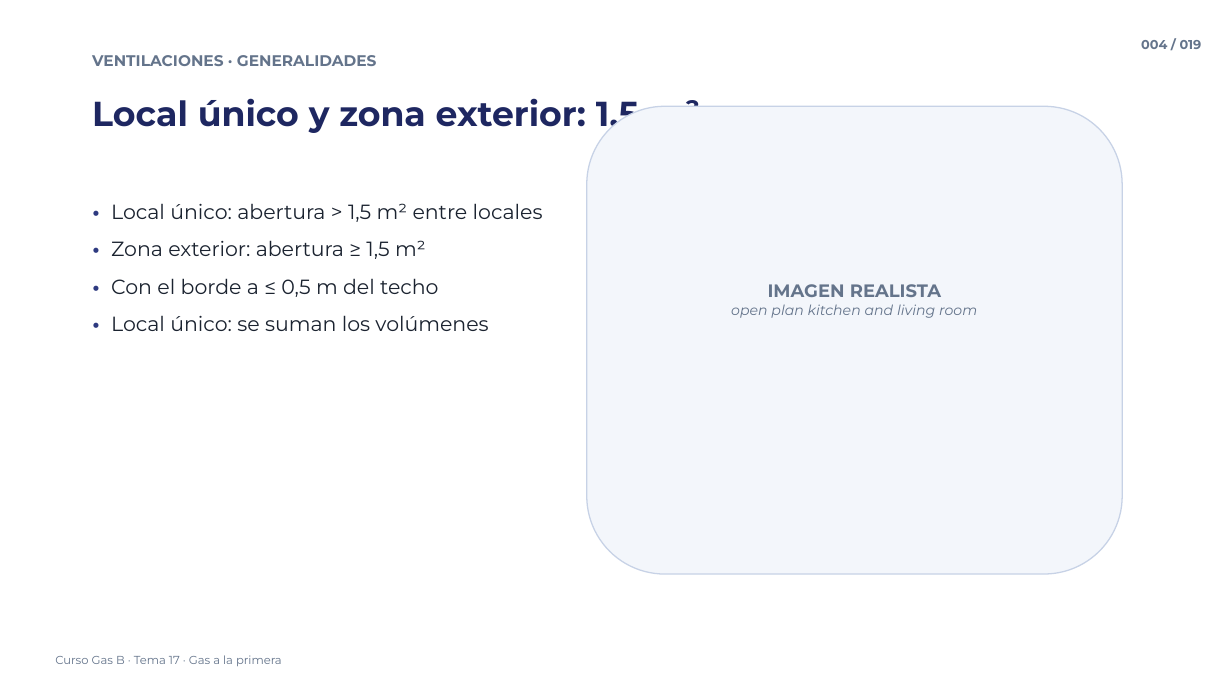
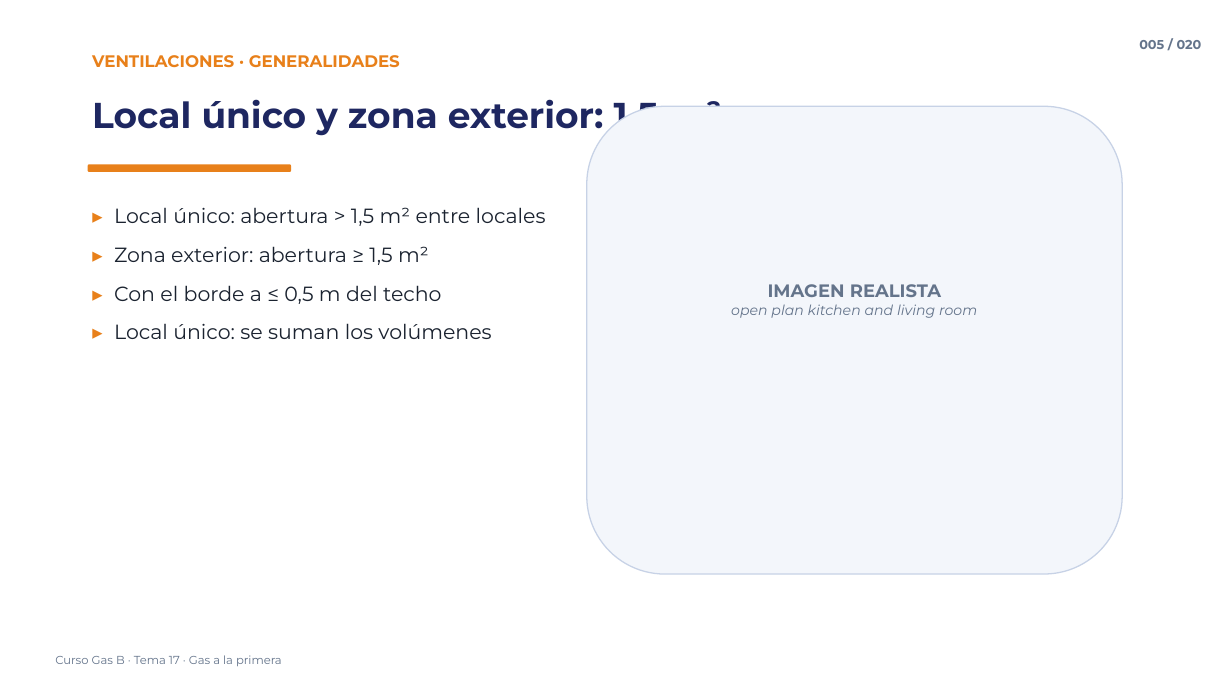
Before and after one commit to noahcuadrado-cmd/averias-frigorificas, a slide deck: slide 5 of Curso Gas B/17 - Gas a la primera (guia practica NEDGIA)/17 - Gas a la primera (guia practica NEDGIA) - Vídeo 3.pptx (slide 4 before the commit). Drawn at 1232x693 pixels with LibreOffice and Linux fonts; fonts in the diff are those of the drawing. Boxes give left, top, right and bottom in pixels: in the first picture for what was removed or moved away, otherwise in the second. Text is boxed around its words. In the diff, an @@ line names an element or a change of style, - is before the commit and + after.

```diff
--- a/Curso Gas B/17 - Gas a la primera (guia practica NEDGIA)/17 - Gas a la primera (guia practica NEDGIA) - Vídeo 3.pptx
+++ b/Curso Gas B/17 - Gas a la primera (guia practica NEDGIA)/17 - Gas a la primera (guia practica NEDGIA) - Vídeo 3.pptx
@@ text "VENTILACIONES · GENERALIDADES" at box(92, 55, 400, 68): size 12 to 13 pt, text colour #64748B to #E8801A @@
@@ text at box(1139, 40, 1202, 49): text changed @@
-004 / 019
+005 / 020
@@ text "Local único y zona exterior: ..." at box(92, 99, 722, 137): size 27 to 28 pt @@
@@ rounded rectangle added at box(88, 165, 291, 172), fill #E8801A @@
@@ text at box(114, 207, 546, 339): text changed @@
-• Local único: abertura > 1,5 m² entre locales
-• Zona exterior: abertura ≥ 1,5 m²
-• Con el borde a ≤ 0,5 m del techo
-• Local único: se suman los volúmenes
+▸ Local único: abertura > 1,5 m² entre locales
+▸ Zona exterior: abertura ≥ 1,5 m²
+▸ Con el borde a ≤ 0,5 m del techo
+▸ Local único: se suman los volúmenes
```
Also in this commit, not shown: 18 other slides changed, 1 slide added, 49 other files.
